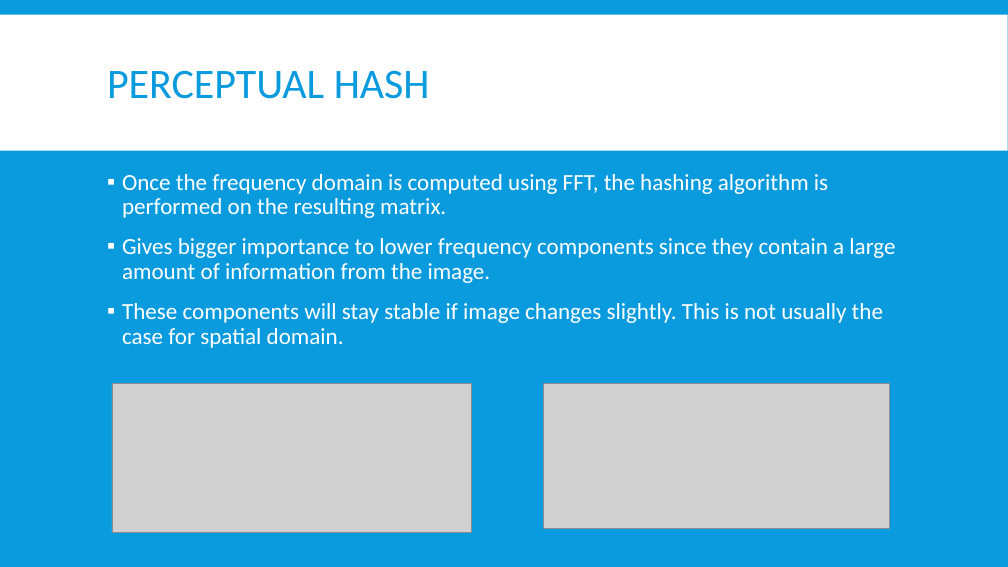
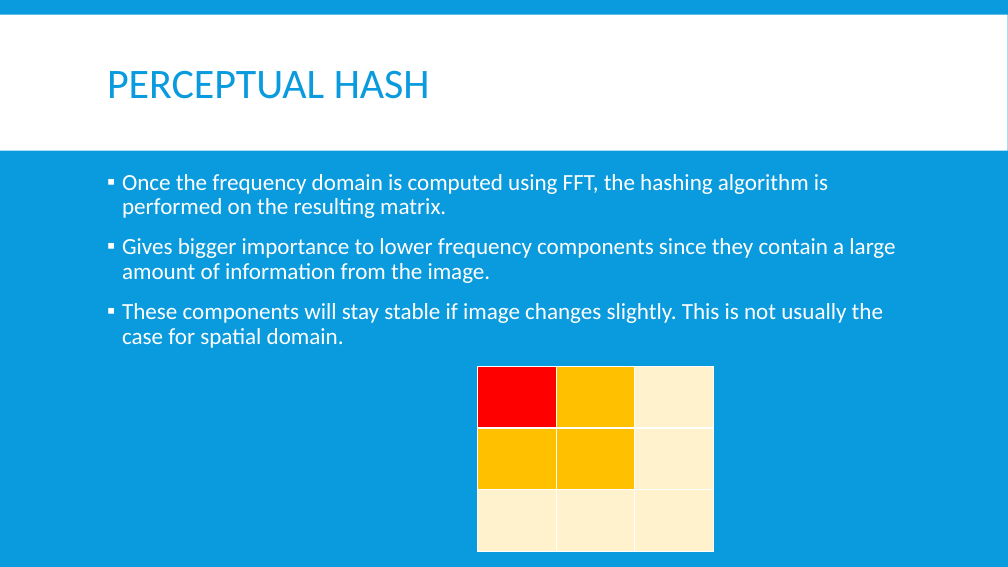
Before and after one commit to euwen/perceptual-image-hash, a slide deck: slide 5 of results/presentation_draft.pptx. Drawn at 1008x567 pixels with LibreOffice and Linux fonts; fonts in the diff are those of the drawing; grey boxes stand for pictures. Boxes give left, top, right and bottom in pixels: in the first picture for what was removed or moved away, otherwise in the second. Text is boxed around its words. In the diff, an @@ line names an element or a change of style, - is before the commit and + after.

```diff
--- a/results/presentation_draft.pptx
+++ b/results/presentation_draft.pptx
@@ picture removed at <box>112,384,472,532</box> @@
@@ table added at <box>478,367,714,551</box>, 3 rows, 3 columns @@
+ |  | 
+ |  | 
+ |  | 
@@ picture removed at <box>544,384,889,529</box> @@
```
Also in this commit, not shown: 5 other slides changed.
